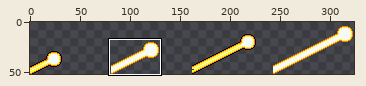
One commit to this sprite sheet: images/attacks/hyperBeam.png. Above: a wide view before the commit, with the close-up outlined.
Close-up. Old version:
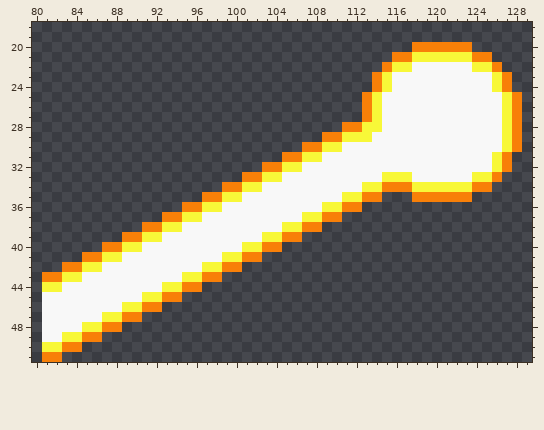
The file is 324x48 pixels. Shown: x 80..129, y 18..51. The old version is drawn lined up with the new one, on the new canvas. The commit also changed other parts of the picture, which this record leaves out.
After:
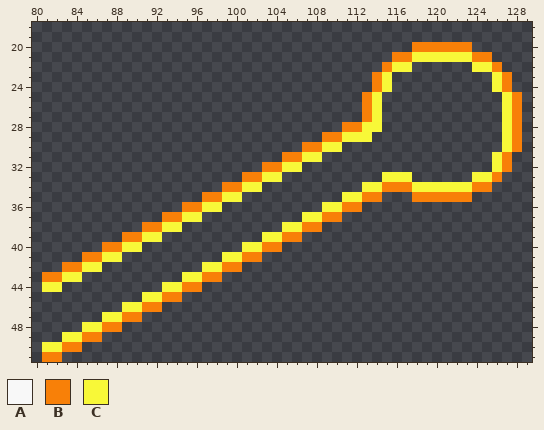
Palette (. is transparent): A #f8f8f8  B #f88008  C #f8f838
Diff:
canvas 324x48 -> 324x52, the old top-left corner now at 0,4
@@ x 80..129 @@
 21 ....................................BBCCCCCCBB....
-22 ...................................BCCAAAAAACCB...
-23 ..................................BCAAAAAAAAAACB..
-24 ..................................BCAAAAAAAAAACB..
-25 .................................BCAAAAAAAAAAAACB.
-26 .................................BCAAAAAAAAAAAACB.
-27 .................................BCAAAAAAAAAAAACB.
-28 ...............................BBCCAAAAAAAAAAAACB.
-29 .............................BBCCCAAAAAAAAAAAAACB.
-30 ...........................BBCCAAAAAAAAAAAAAAAACB.
-31 .........................BBCCAAAAAAAAAAAAAAAAACB..
-32 .......................BBCCAAAAAAAAAAAAAAAAAAACB..
-33 .....................BBCCAAAAAAAAAACCCAAAAAACCB...
-34 ...................BBCCAAAAAAAAAACCBBBCCCCCCBB....
-35 .................BBCCAAAAAAAAAACCBB...BBBBBB......
-36 ...............BBCCAAAAAAAAAACCBB.................
-37 .............BBCCAAAAAAAAAACCBB...................
-38 ...........BBCCAAAAAAAAAACCBB.....................
-39 .........BBCCAAAAAAAAAACCBB.......................
-40 .......BBCCAAAAAAAAAACCBB.........................
-41 .....BBCCAAAAAAAAAACCBB...........................
-42 ...BBCCAAAAAAAAAACCBB.............................
-43 .BBCCAAAAAAAAAACCBB...............................
-44 .CCAAAAAAAAAACCBB.................................
-45 .AAAAAAAAAACCBB...................................
-46 .AAAAAAAACCBB.....................................
-47 .AAAAAACCBB.......................................
-48 .AAAACCBB.........................................
-49 .AACCBB...........................................
+22 ...................................BCC......CCB...
+23 ..................................BC..........CB..
+24 ..................................BC..........CB..
+25 .................................BC............CB.
+26 .................................BC............CB.
+27 .................................BC............CB.
+28 ...............................BBCC............CB.
+29 .............................BBCCC.............CB.
+30 ...........................BBCC................CB.
+31 .........................BBCC.................CB..
+32 .......................BBCC...................CB..
+33 .....................BBCC..........CCC......CCB...
+34 ...................BBCC..........CCBBBCCCCCCBB....
+35 .................BBCC..........CCBB...BBBBBB......
+36 ...............BBCC..........CCBB.................
+37 .............BBCC..........CCBB...................
+38 ...........BBCC..........CCBB.....................
+39 .........BBCC..........CCBB.......................
+40 .......BBCC..........CCBB.........................
+41 .....BBCC..........CCBB...........................
+42 ...BBCC..........CCBB.............................
+43 .BBCC..........CCBB...............................
+44 .CC..........CCBB.................................
+45 ...........CCBB...................................
+46 .........CCBB.....................................
+47 .......CCBB.......................................
+48 .....CCBB.........................................
+49 ...CCBB...........................................
 50 .CCBB.............................................
Where, in picture pixels (left, top, right, bottom), the same in both close-ups:
erased: (42, 62, 502, 342)
